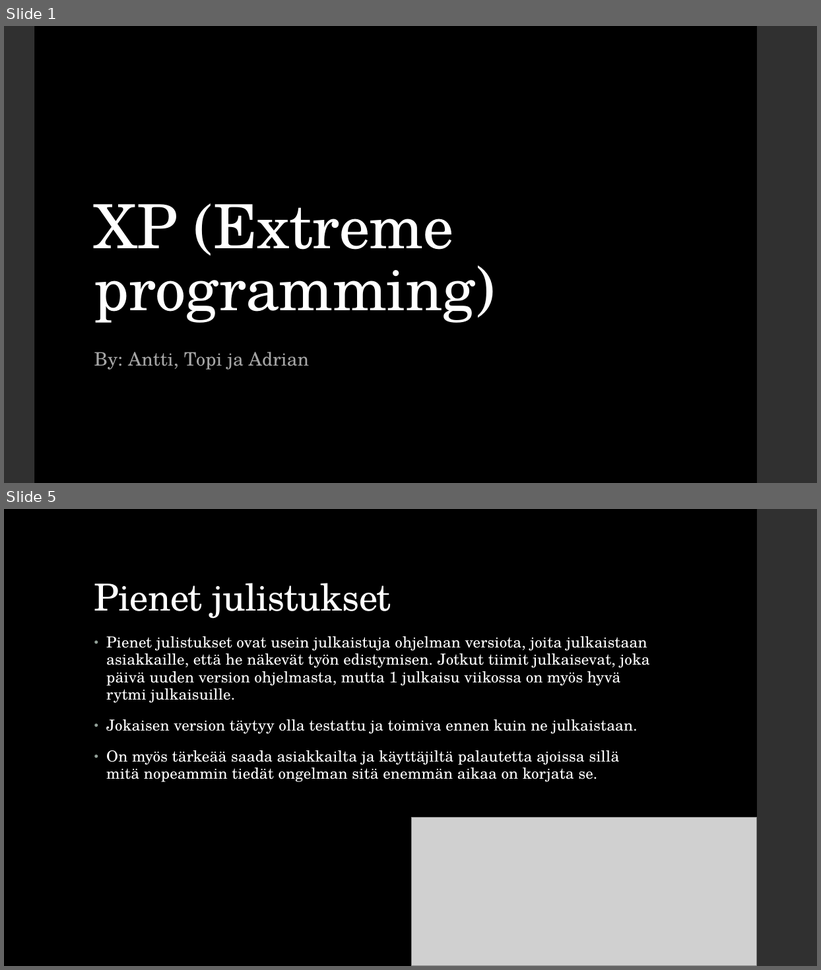
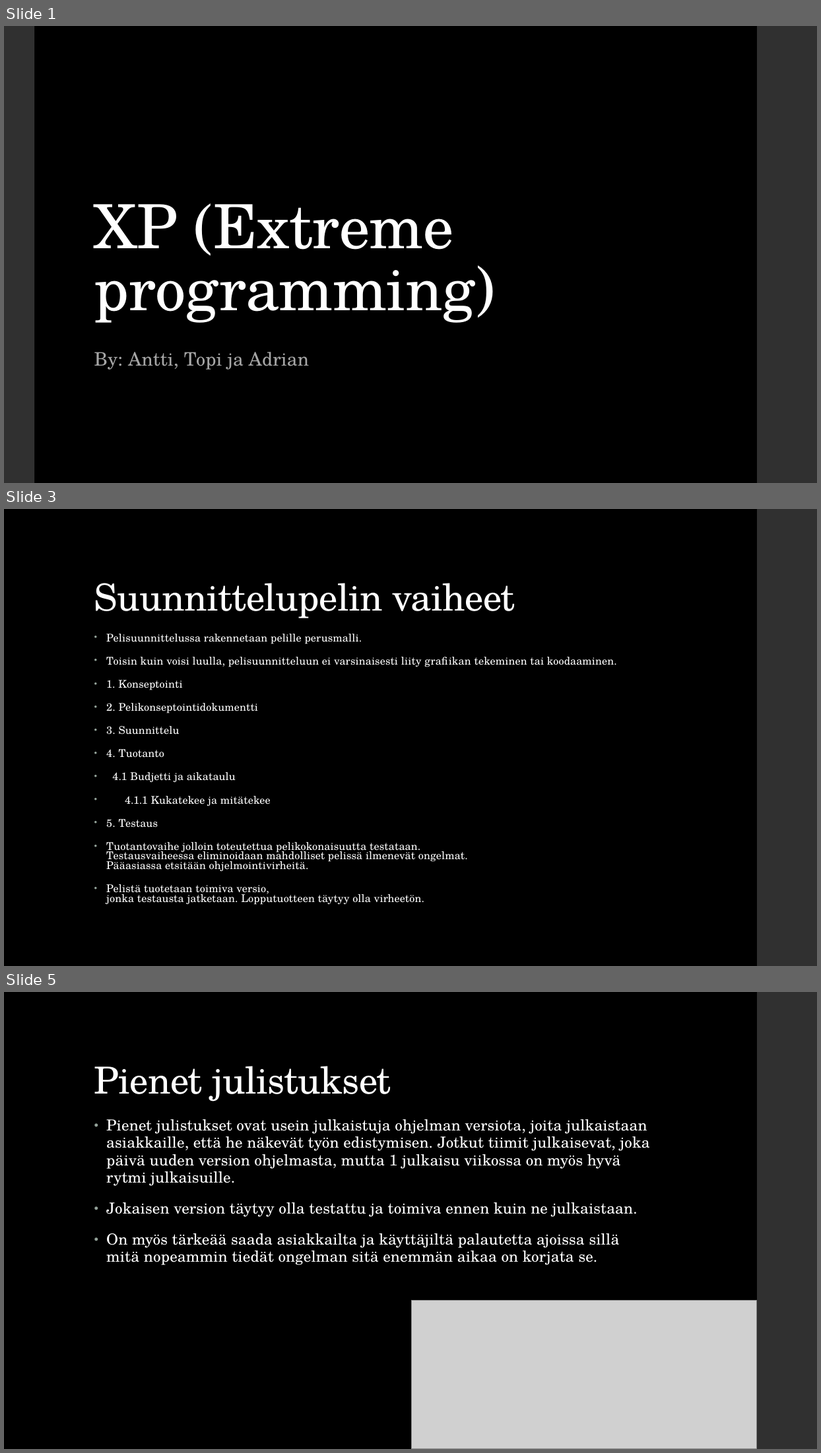
Before and after one commit to vesipeto22/ryhmatyo, a slide deck: Ryhmatyo.pptx. Shown one above the other, each under a label of ours: slides 1 and 5 before the commit, slides 1, 3 and 5 after it; the slides between them are not shown. The pictures are 821x970 and 821x1453 pixels, drawn with LibreOffice and Linux fonts; fonts in the diff are those of the drawing; grey boxes stand for pictures. Boxes give left, top, right and bottom in pixels: in the first picture for what was removed or moved away, otherwise in the second. Text is boxed around its words. In the diff, an @@ line names an element or a change of style, - is before the commit and + after.

```diff
--- a/Ryhmatyo.pptx
+++ b/Ryhmatyo.pptx
@@ slide 3 added at [4, 509, 817, 966], background #000000; not listed: 1 template element that a slide beside it also shows @@
@@ title added at [94, 583, 515, 619], 44 pt, text #FFFFFF @@
+Suunnittelupelin vaiheet
@@ text added at [106, 634, 617, 905], 12.6 pt, text #FFFFFF @@
+• Pelisuunnittelussa rakennetaan pelille perusmalli.
+• Toisin kuin voisi luulla, pelisuunnitteluun ei varsinaisesti liity grafiikan tekeminen tai koodaaminen.
+• 1. Konseptointi
+• 2. Pelikonseptointidokumentti
+• 3. Suunnittelu
+• 4. Tuotanto
+• 4.1 Budjetti ja aikataulu
+• 4.1.1 Kukatekee ja mitätekee
+• 5. Testaus
+• Tuotantovaihe jolloin toteutettua pelikokonaisuutta testataan.
+  Testausvaiheessa eliminoidaan mahdolliset pelissä ilmenevät ongelmat.
+  Pääasiassa etsitään ohjelmointivirheitä.
+• Pelistä tuotetaan toimiva versio,
+  jonka testausta jatketaan. Lopputuotteen täytyy olla virheetön.
```
Also in this commit, not shown: 1 slide changed, 3 other slides added, 4 slides removed, 1 other file.
